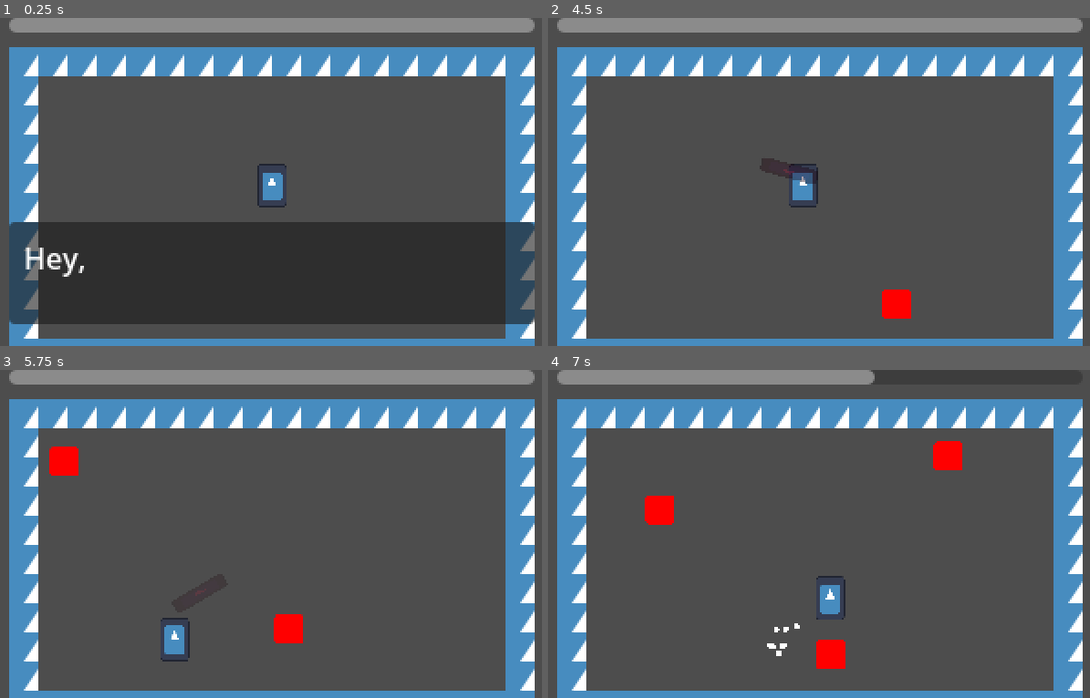
Above: before the commit, frames 1-4 (two rows, left to right).
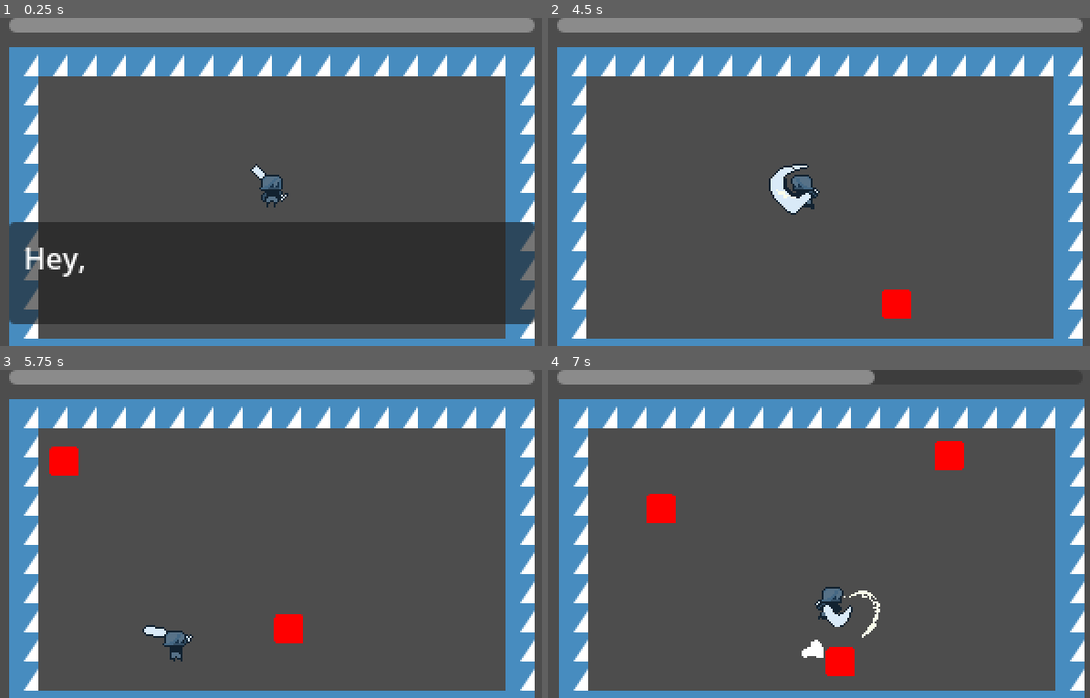
Above: after the commit, the same moments.

Repository: studio-starlight/brackeys-26-1
Game: Godot game, scene res://Scenes/Levels/game.tscn
Same seed, same stepped clock (60 frames per second), same inputs: the game is played once before the commit and once after it. The engine's default icon, where the game draws it, is replaced by a stand-in: a white triangle on a blue panel in a dark square.
Inputs (mouse positions are in pixels of both pictures, inside the frame that each line leads up to):
- Up to frame 1 (0.25 s): no input
- Up to frame 2 (4.5 s): move the mouse to (949, 165) at 0.52 s; press the mouse at (949, 165) at 0.53 s; hold D (right) 0.53-1.28 s; move the mouse to (705, 198) at 1.27 s; release the mouse at (705, 198) at 1.28 s; hold S (down) 1.28-2.03 s; click (705, 198) at 1.35 s; tap Enter at 2 s; move the mouse to (878, 109) at 2.02 s; press the mouse at (878, 109) at 2.03 s; hold D (right) 2.03-2.78 s; move the mouse to (791, 247) at 2.77 s; release the mouse at (791, 247) at 2.78 s; hold W (up) 2.78-3.53 s; click (791, 247) at 2.85 s; move the mouse to (992, 231) at 3.52 s; press the mouse at (992, 231) at 3.53 s; hold A (left) from 3.53 s (still down); tap Space at 4.25 s; move the mouse to (645, 132) at 4.27 s; release the mouse at (645, 132) at 4.28 s; click (645, 132) at 4.35 s
- Up to frame 3 (5.75 s): move the mouse to (303, 534) at 5.02 s; release A (left) at 5.03 s; press the mouse at (303, 534) at 5.03 s; hold S (down) from 5.03 s (still down)
- Up to frame 4 (7 s): move the mouse to (732, 452) at 5.77 s; release S (down) at 5.78 s; release the mouse at (732, 452) at 5.78 s; hold D (right) 5.78-6.53 s; click (732, 452) at 5.85 s; move the mouse to (949, 517) at 6.52 s; press the mouse at (949, 517) at 6.53 s; hold W (up) from 6.53 s (still down)

The runs differ from the first frame. In frame 1, 0.5% of the frame differs, in the area x 46-54%, y 44-58%; in frame 2, 1.2%; in frame 3, 0.6%; in frame 4, 4.4%, in the area x 1-99%, y 8-100%.

Commit message:
Added Sprites

Diff:
--- a/Scenes/Objects/attack.tscn
+++ b/Scenes/Objects/attack.tscn
@@ -1,66 +1,87 @@
 [gd_scene format=3 uid="uid://uvlprrl46njq"]
 
 [ext_resource type="Script" uid="uid://0k13wl6mxubh" path="res://Scripts/Objects/attack.gd" id="1_bvilc"]
-[ext_resource type="Texture2D" uid="uid://cn63xquckvv33" path="res://icon.svg" id="2_ah5i5"]
+[ext_resource type="Texture2D" uid="uid://bxx2yevjm4icq" path="res://Graphics/Effects/sprite_attack.png" id="2_bvilc"]
 [ext_resource type="PackedScene" uid="uid://dvxvrmwuiddp7" path="res://Scenes/Components/deal_damage_box.tscn" id="3_bdtjo"]
-
-[sub_resource type="RectangleShape2D" id="RectangleShape2D_p7o1o"]
-size = Vector2(32, 8)
 
 [sub_resource type="Animation" id="Animation_yr45l"]
 length = 0.001
 tracks/0/type = "value"
 tracks/0/imported = false
 tracks/0/enabled = true
-tracks/0/path = NodePath("DealDamageBox/Shape:disabled")
+tracks/0/path = NodePath("Sprite:offset")
 tracks/0/interp = 1
 tracks/0/loop_wrap = true
 tracks/0/keys = {
 "times": PackedFloat32Array(0),
 "transitions": PackedFloat32Array(1),
-"update": 1,
-"values": [true]
+"update": 0,
+"values": [Vector2(16, 0)]
 }
 tracks/1/type = "value"
 tracks/1/imported = false
 tracks/1/enabled = true
-tracks/1/path = NodePath("Sprite:modulate")
+tracks/1/path = NodePath("Sprite:frame")
 tracks/1/interp = 1
 tracks/1/loop_wrap = true
 tracks/1/keys = {
 "times": PackedFloat32Array(0),
 "transitions": PackedFloat32Array(1),
-"update": 0,
-"values": [Color(0.5317075, 0, 0.1326603, 0.5568628)]
+"update": 1,
+"values": [0]
+}
+tracks/2/type = "value"
+tracks/2/imported = false
+tracks/2/enabled = true
+tracks/2/path = NodePath("DealDamageBox/Shape:disabled")
+tracks/2/interp = 1
+tracks/2/loop_wrap = true
+tracks/2/keys = {
+"times": PackedFloat32Array(0),
+"transitions": PackedFloat32Array(1),
+"update": 1,
+"values": [false]
 }
 
 [sub_resource type="Animation" id="Animation_rmpwq"]
 resource_name = "attack"
-length = 0.3
-step = 0.05
+length = 0.5
+step = 0.1
 tracks/0/type = "value"
 tracks/0/imported = false
 tracks/0/enabled = true
-tracks/0/path = NodePath("DealDamageBox/Shape:disabled")
+tracks/0/path = NodePath("Sprite:offset")
 tracks/0/interp = 1
 tracks/0/loop_wrap = true
 tracks/0/keys = {
-"times": PackedFloat32Array(0, 0.3),
-"transitions": PackedFloat32Array(1, 1),
-"update": 1,
-"values": [false, true]
+"times": PackedFloat32Array(0, 0.4),
+"transitions": PackedFloat32Array(0.5, 1),
+"update": 0,
+"values": [Vector2(16, 0), Vector2(24, 0)]
 }
 tracks/1/type = "value"
 tracks/1/imported = false
 tracks/1/enabled = true
-tracks/1/path = NodePath("Sprite:modulate")
+tracks/1/path = NodePath("Sprite:frame")
 tracks/1/interp = 1
 tracks/1/loop_wrap = true
 tracks/1/keys = {
-"times": PackedFloat32Array(0, 0.3),
-"transitions": PackedFloat32Array(1, 1),
-"update": 0,
-"values": [Color(0.5317075, 0, 0.1326603, 0.5568628), Color(0.53333336, 0, 0.13333334, 0)]
+"times": PackedFloat32Array(0, 0.1, 0.3, 0.4),
+"transitions": PackedFloat32Array(1, 1, 1, 1),
+"update": 1,
+"values": [0, 1, 2, 3]
+}
+tracks/2/type = "value"
+tracks/2/imported = false
+tracks/2/enabled = true
+tracks/2/path = NodePath("DealDamageBox/Shape:disabled")
+tracks/2/interp = 1
+tracks/2/loop_wrap = true
+tracks/2/keys = {
+"times": PackedFloat32Array(0, 0.1, 0.4, 0.5),
+"transitions": PackedFloat32Array(1, 1, 1, 1),
+"update": 1,
+"values": [true, false, false, true]
 }
 
 [sub_resource type="AnimationLibrary" id="AnimationLibrary_32lqm"]
@@ -73,19 +94,17 @@
 script = ExtResource("1_bvilc")
 
 [node name="Sprite" type="Sprite2D" parent="." unique_id=869171008]
-modulate = Color(0.5317075, 0, 0.1326603, 0.5568628)
-position = Vector2(16, 0)
-scale = Vector2(0.25, 0.0625)
-texture = ExtResource("2_ah5i5")
+texture = ExtResource("2_bvilc")
+offset = Vector2(16, 0)
+hframes = 4
 
 [node name="DealDamageBox" parent="." unique_id=2073182161 instance=ExtResource("3_bdtjo")]
 collision_layer = 16
 collision_mask = 128
 
-[node name="Shape" type="CollisionShape2D" parent="DealDamageBox" unique_id=1172763802]
+[node name="Shape" type="CollisionPolygon2D" parent="DealDamageBox" unique_id=1863923165]
 position = Vector2(16, 0)
-shape = SubResource("RectangleShape2D_p7o1o")
-disabled = true
+polygon = PackedVector2Array(-16, -12, -5, -10, 6, -5, 10, 1, 6, 8, -5, 13, -16, 15)
 
 [node name="Animator" type="AnimationPlayer" parent="." unique_id=2038336167]
 libraries/ = SubResource("AnimationLibrary_32lqm")
--- a/Scenes/Objects/basic_enemy.tscn
+++ b/Scenes/Objects/basic_enemy.tscn
@@ -49,6 +49,18 @@
 tracks/2/interp = 1
 tracks/2/loop_wrap = true
 tracks/2/keys = {
+"times": PackedFloat32Array(0),
+"transitions": PackedFloat32Array(1),
+"update": 1,
+"values": [false]
+}
+tracks/3/type = "value"
+tracks/3/imported = false
+tracks/3/enabled = true
+tracks/3/path = NodePath("TakeDamageBox/Shape:disabled")
+tracks/3/interp = 1
+tracks/3/loop_wrap = true
+tracks/3/keys = {
 "times": PackedFloat32Array(0),
 "transitions": PackedFloat32Array(1),
 "update": 1,
@@ -93,6 +105,18 @@
 "update": 1,
 "values": [true]
 }
+tracks/3/type = "value"
+tracks/3/imported = false
+tracks/3/enabled = true
+tracks/3/path = NodePath("TakeDamageBox/Shape:disabled")
+tracks/3/interp = 1
+tracks/3/loop_wrap = true
+tracks/3/keys = {
+"times": PackedFloat32Array(0, 0.8),
+"transitions": PackedFloat32Array(1, 1),
+"update": 1,
+"values": [true, false]
+}
 
 [sub_resource type="AnimationLibrary" id="AnimationLibrary_0g2vl"]
 _data = {
--- a/Scenes/Objects/player.tscn
+++ b/Scenes/Objects/player.tscn
@@ -1,14 +1,180 @@
 [gd_scene format=3 uid="uid://cogo3u23uwhnl"]
 
 [ext_resource type="Script" uid="uid://c5d3035cnxjdt" path="res://Scripts/Objects/player.gd" id="1_4qkr3"]
-[ext_resource type="Texture2D" uid="uid://cn63xquckvv33" path="res://icon.svg" id="2_kvv6r"]
+[ext_resource type="Texture2D" uid="uid://de0myqc5p7lye" path="res://Graphics/Characters/sprite_player.png" id="2_picsy"]
 [ext_resource type="PackedScene" uid="uid://bwyviu5nv8hh" path="res://Scenes/Components/take_damage_box.tscn" id="3_picsy"]
 
 [sub_resource type="RectangleShape2D" id="RectangleShape2D_picsy"]
-size = Vector2(16, 10)
+size = Vector2(8, 10)
 
 [sub_resource type="RectangleShape2D" id="RectangleShape2D_dfgsd"]
-size = Vector2(16, 16)
+size = Vector2(2, 12)
+
+[sub_resource type="Animation" id="Animation_xbekk"]
+length = 0.001
+tracks/0/type = "value"
+tracks/0/imported = false
+tracks/0/enabled = true
+tracks/0/path = NodePath("Sprite:frame")
+tracks/0/interp = 1
+tracks/0/loop_wrap = true
+tracks/0/keys = {
+"times": PackedFloat32Array(0),
+"transitions": PackedFloat32Array(1),
+"update": 1,
+"values": [0]
+}
+tracks/1/type = "value"
+tracks/1/imported = false
+tracks/1/enabled = true
+tracks/1/path = NodePath("Sprite:offset")
+tracks/1/interp = 1
+tracks/1/loop_wrap = true
+tracks/1/keys = {
+"times": PackedFloat32Array(0),
+"transitions": PackedFloat32Array(1),
+"update": 0,
+"values": [Vector2(0, -16)]
+}
+
+[sub_resource type="Animation" id="Animation_5uqce"]
+resource_name = "attack"
+length = 0.4
+step = 0.1
+tracks/0/type = "value"
+tracks/0/imported = false
+tracks/0/enabled = true
+tracks/0/path = NodePath("Sprite:frame")
+tracks/0/interp = 1
+tracks/0/loop_wrap = true
+tracks/0/keys = {
+"times": PackedFloat32Array(0, 0.1, 0.2, 0.3),
+"transitions": PackedFloat32Array(1, 1, 1, 1),
+"update": 1,
+"values": [18, 19, 20, 21]
+}
+tracks/1/type = "value"
+tracks/1/imported = false
+tracks/1/enabled = true
+tracks/1/path = NodePath("Sprite:offset")
+tracks/1/interp = 1
+tracks/1/loop_wrap = true
+tracks/1/keys = {
+"times": PackedFloat32Array(0),
+"transitions": PackedFloat32Array(1),
+"update": 0,
+"values": [Vector2(0, -12)]
+}
+tracks/2/type = "method"
+tracks/2/imported = false
+tracks/2/enabled = true
+tracks/2/path = NodePath(".")
+tracks/2/interp = 1
+tracks/2/loop_wrap = true
+tracks/2/keys = {
+"times": PackedFloat32Array(0.1),
+"transitions": PackedFloat32Array(1),
+"values": [{
+"args": [],
+"method": &"_attack"
+}]
+}
+
+[sub_resource type="Animation" id="Animation_h6i5h"]
+resource_name = "hit"
+length = 0.1
+tracks/0/type = "value"
+tracks/0/imported = false
+tracks/0/enabled = true
+tracks/0/path = NodePath("Sprite:frame")
+tracks/0/interp = 1
+tracks/0/loop_wrap = true
+tracks/0/keys = {
+"times": PackedFloat32Array(0),
+"transitions": PackedFloat32Array(1),
+"update": 1,
+"values": [12]
+}
+tracks/1/type = "value"
+tracks/1/imported = false
+tracks/1/enabled = true
+tracks/1/path = NodePath("Sprite:offset")
+tracks/1/interp = 1
+tracks/1/loop_wrap = true
+tracks/1/keys = {
+"times": PackedFloat32Array(0),
+"transitions": PackedFloat32Array(1),
+"update": 0,
+"values": [Vector2(0, -16)]
+}
+
+[sub_resource type="Animation" id="Animation_y42te"]
+resource_name = "idle"
+length = 0.1
+step = 0.1
+tracks/0/type = "value"
+tracks/0/imported = false
+tracks/0/enabled = true
+tracks/0/path = NodePath("Sprite:frame")
+tracks/0/interp = 1
+tracks/0/loop_wrap = true
+tracks/0/keys = {
+"times": PackedFloat32Array(0),
+"transitions": PackedFloat32Array(1),
+"update": 1,
+"values": [0]
+}
+tracks/1/type = "value"
+tracks/1/imported = false
+tracks/1/enabled = true
+tracks/1/path = NodePath("Sprite:offset")
+tracks/1/interp = 1
+tracks/1/loop_wrap = true
+tracks/1/keys = {
+"times": PackedFloat32Array(0),
+"transitions": PackedFloat32Array(1),
+"update": 0,
+"values": [Vector2(0, -16)]
+}
+
+[sub_resource type="Animation" id="Animation_2i876"]
+resource_name = "run"
+length = 0.6
+loop_mode = 1
+step = 0.1
+tracks/0/type = "value"
+tracks/0/imported = false
+tracks/0/enabled = true
+tracks/0/path = NodePath("Sprite:frame")
+tracks/0/interp = 1
+tracks/0/loop_wrap = true
+tracks/0/keys = {
+"times": PackedFloat32Array(0, 0.1, 0.2, 0.3, 0.4, 0.5),
+"transitions": PackedFloat32Array(1, 1, 1, 1, 1, 1),
+"update": 1,
+"values": [6, 7, 8, 9, 10, 11]
+}
+tracks/1/type = "value"
+tracks/1/imported = false
+tracks/1/enabled = true
+tracks/1/path = NodePath("Sprite:offset")
+tracks/1/interp = 1
+tracks/1/loop_wrap = true
+tracks/1/keys = {
+"times": PackedFloat32Array(0),
+"transitions": PackedFloat32Array(1),
+"update": 0,
+"values": [Vector2(0, -16)]
+}
+
+[sub_resource type="AnimationLibrary" id="AnimationLibrary_jvxap"]
+_data = {
+&"RESET": SubResource("Animation_xbekk"),
+&"attack": SubResource("Animation_5uqce"),
+&"hit": SubResource("Animation_h6i5h"),
+&"idle": SubResource("Animation_y42te"),
+&"run": SubResource("Animation_2i876")
+}
 
 [sub_resource type="Animation" id="Animation_picsy"]
 length = 0.001
@@ -79,9 +245,10 @@
 position = Vector2(0, -16)
 
 [node name="Sprite" type="Sprite2D" parent="." unique_id=549954537]
-position = Vector2(0, -12)
-scale = Vector2(0.12499999, 0.1875)
-texture = ExtResource("2_kvv6r")
+texture = ExtResource("2_picsy")
+offset = Vector2(0, -16)
+hframes = 6
+vframes = 4
 
 [node name="Shape" type="CollisionShape2D" parent="." unique_id=1769845627]
 position = Vector2(0, -5)
@@ -96,6 +263,7 @@
 shape = SubResource("RectangleShape2D_dfgsd")
 
 [node name="Animator" type="AnimationPlayer" parent="." unique_id=1233188031]
+libraries/ = SubResource("AnimationLibrary_jvxap")
 
 [node name="HitAnimator" type="AnimationPlayer" parent="." unique_id=1417530599]
 libraries/ = SubResource("AnimationLibrary_xbekk")
--- a/Scripts/Objects/player.gd
+++ b/Scripts/Objects/player.gd
@@ -11,6 +11,7 @@
 var health : int
 var disabled : bool = false
 var is_knockback : bool = false
+var is_attacking : bool = false
 var can_attack : bool = true
 var facing_right : bool = true
 var move_direction : Vector2
@@ -22,6 +23,7 @@
 @onready var knockback_timer: Timer = $KnockbackTimer
 @onready var hit_animator: AnimationPlayer = $HitAnimator
 @onready var pivot: Node2D = $Pivot
+@onready var animator: AnimationPlayer = $Animator
 
 func get_health() -> int:
 	return health
@@ -49,6 +51,7 @@
 
 func _physics_process(_delta: float) -> void:
 	if disabled:
+		animator.play("idle")
 		return
 	if is_knockback:
 		_handle_knockback()
@@ -56,7 +59,7 @@
 		_handle_movement()
 	_handle_face_direction()
 	_handle_attack()
-
+	_handle_animation()
 
 func _handle_movement() -> void:
 	move_direction = Input.get_vector("left", "right", "up", "down")
@@ -71,16 +74,35 @@
 		facing_right = true
 
 func _handle_attack() -> void:
-	if Input.is_action_pressed("attack") && can_attack:
-		_attack()
+	if Input.is_action_pressed("attack") && can_attack && !is_attacking:
+		print("Clicked Attack!")
+		animator.play("attack")
+		can_attack = false
+		is_attacking = true
 
 func _handle_knockback() -> void:
 	velocity = knockback
 	move_and_slide()
 
+func _handle_animation() -> void:
+	if facing_right:
+		$Sprite.flip_h = false
+	else:
+		$Sprite.flip_h = true
+	if is_knockback:
+		animator.play("hit")
+		return
+	elif is_attacking:
+		return
+
+	if move_direction != Vector2.ZERO:
+		animator.play("run")
+	else:
+		animator.play("idle")
+
 func _attack() -> void:
+	print("_attack() called!")
 	var new_attack = Attack.new_attack(pivot.global_position, base_damage)
-	can_attack = false
 	attack_timer.start(attack_time)
 	get_parent().add_child(new_attack)
 
@@ -93,6 +115,7 @@
 
 func _on_attack_finished() -> void:
 	can_attack = true
+	is_attacking = false
 
 func _on_knockback_finished() -> void:
 	is_knockback = false
--- a/Scripts/Systems/cutscene_manager.gd
+++ b/Scripts/Systems/cutscene_manager.gd
@@ -78,8 +78,8 @@
 	current_item += 1
 	next_item = true
 func _start_dialogue(i : CutsceneTextData) -> void:
-
-
+	if !is_active || !get_tree():
+		return
 	dialogue_text.visible_characters = 0
 	dialogue_text.text = i.text
 	var text_without_square_brackets: String = _text_without_square_brackets(i.text)
@@ -103,7 +103,9 @@
 		await get_tree().process_frame
 
 	while true:
-		await  get_tree().process_frame
+		if !get_tree():
+			return
+		await get_tree().process_frame
 		if dialogue_text.visible_characters == total_characters:
 			if Input.is_action_just_pressed("attack"):
 				current_item += 1
Binary file added: Graphics/Characters/sprite_player.png
Not shown, added: Graphics/Characters/sprite_player.png.import
Binary file added: Graphics/Effects/sprite_attack.png
Not shown, added: Graphics/Effects/sprite_attack.png.import
